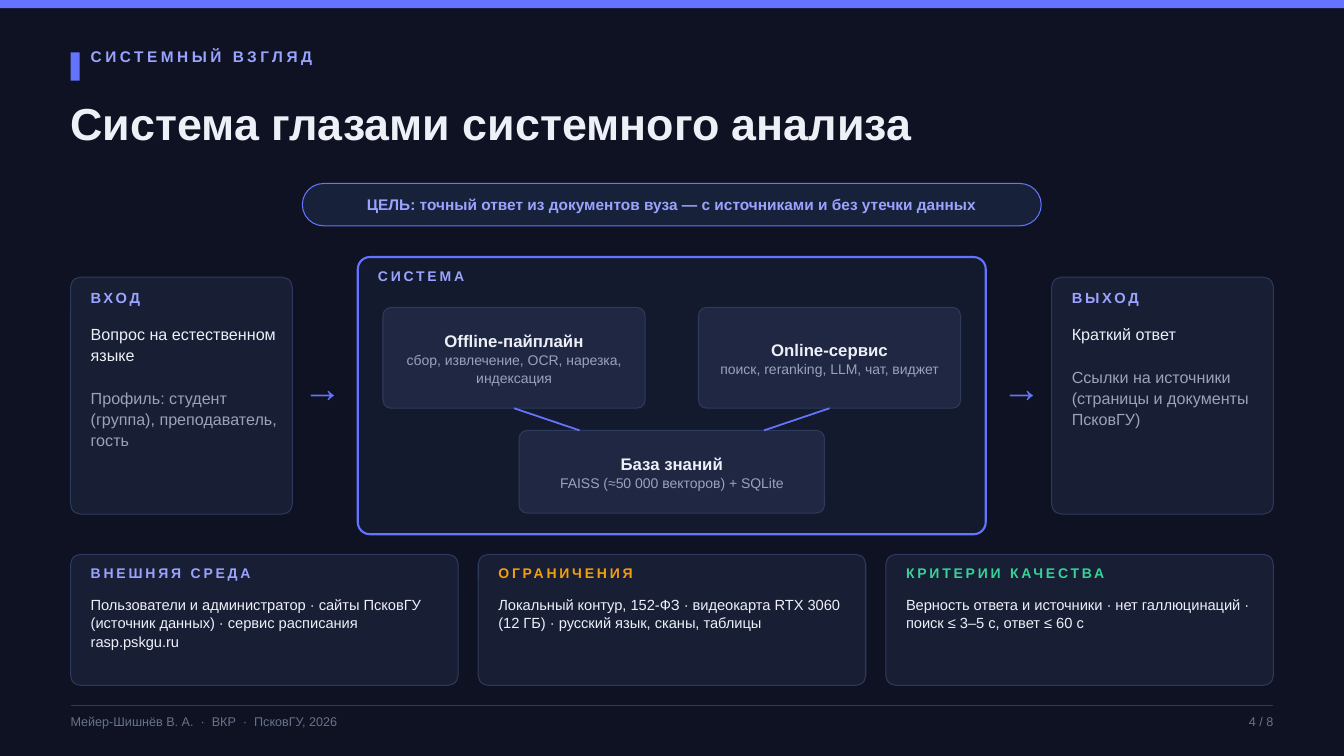
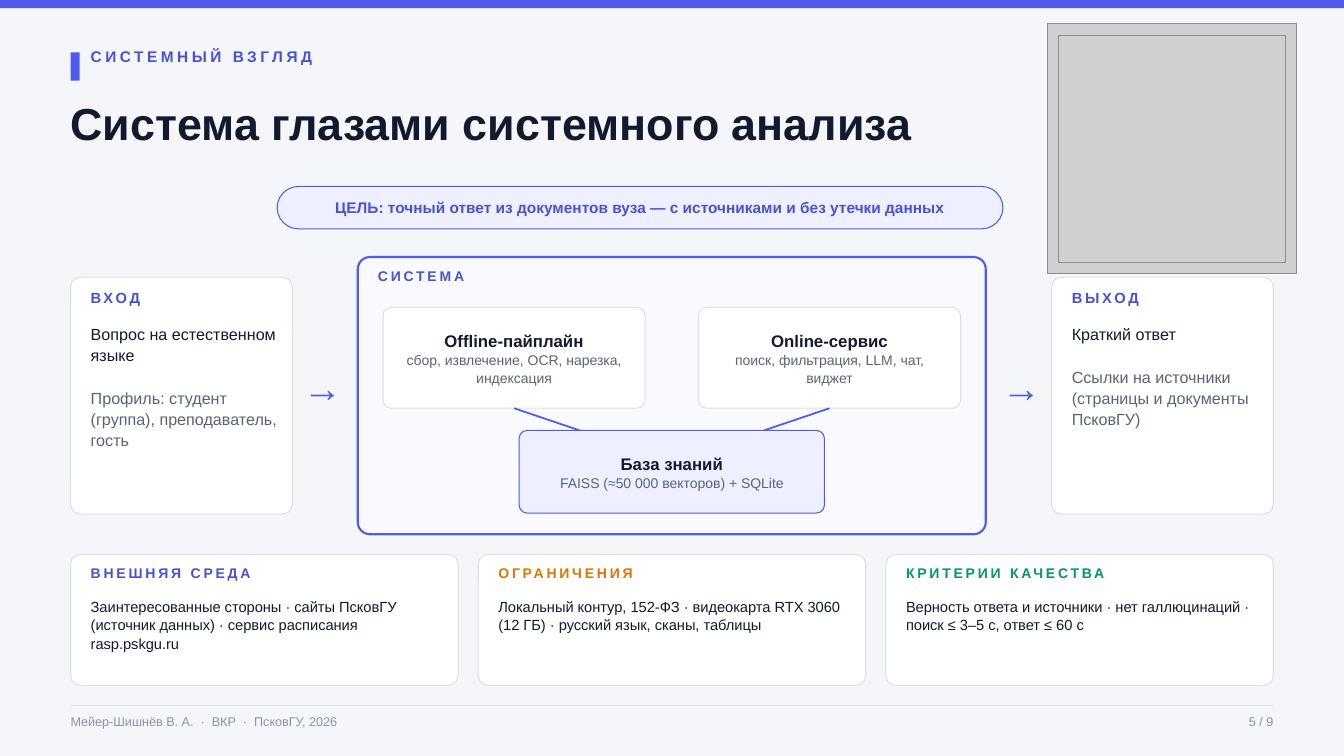
Before and after one commit to overbaffe1/omgGame, a slide deck: slide 5 of exports/vkr-rag-pskgu.pptx (slide 4 before the commit). Drawn at 1344x756 pixels with LibreOffice and Linux fonts; fonts in the diff are those of the drawing; grey boxes stand for pictures; background and template pictures are left out. Boxes give left, top, right and bottom in pixels: in the first picture for what was removed or moved away, otherwise in the second. Text is boxed around its words. In the diff, an @@ line names an element or a change of style, - is before the commit and + after.

```diff
--- a/exports/vkr-rag-pskgu.pptx
+++ b/exports/vkr-rag-pskgu.pptx
@@ background #0E1222 to #F5F6FA @@
@@ rectangle at (x1=0, y1=0, x2=1344, y2=8): fill #6574FF to #4F5BEA @@
@@ picture added at (x1=1048, y1=24, x2=1298, y2=274) @@
@@ rectangle at (x1=71, y1=52, x2=80, y2=81): fill #6574FF to #4F5BEA @@
@@ picture added at (x1=1059, y1=35, x2=1286, y2=262) @@
@@ text colour #EEF0F8 to #141A2E in 3 elements at (x1=498, y1=601, x2=841, y2=633), (x1=906, y1=601, x2=1240, y2=632), (x1=71, y1=108, x2=912, y2=141) @@
@@ text colour #9AA4FF to #4652D6 in 6 elements at (x1=91, y1=50, x2=312, y2=65), (x1=91, y1=292, x2=140, y2=306), (x1=1072, y1=293, x2=1139, y2=306), (x1=378, y1=271, x2=464, y2=281), (x1=91, y1=568, x2=251, y2=581), (x1=335, y1=201, x2=944, y2=216) @@
@@ text "ЦЕЛЬ: точный ответ из документов ..." moved from (x1=367, y1=198, x2=976, y2=213) to (x1=335, y1=201, x2=944, y2=216) @@
@@ rounded rectangle resized from (x1=302, y1=184, x2=1042, y2=226) to (x1=277, y1=187, x2=1003, y2=229) @@
@@ rounded rectangle at (x1=277, y1=187, x2=1003, y2=229): fill #17213A to #EEF0FF; outline #6574FF 0.75 pt to #4F5BEA 0.75 pt @@
@@ rounded rectangle at (x1=358, y1=257, x2=986, y2=534): fill #141A2E to #F9FAFF; outline #6574FF 1.5 pt to #4F5BEA 1.5 pt @@
@@ text "Вопрос на естественном языке" at (x1=91, y1=329, x2=277, y2=446): text colour #EEF0F8 to #141A2E in "Вопрос на естественном языке"; text colour #9AA3BA to #5A6378 in "Профиль: студент (группа), преподаватель, гость" @@
@@ rounded rectangle at (x1=383, y1=308, x2=645, y2=408): fill #1F2742 to #FFFFFF; outline #2E3A5C 0.75 pt to #DCE0EB 0.75 pt @@
@@ text "Offline-пайплайн" at (x1=407, y1=334, x2=621, y2=386): text colour #EEF0F8 to #141A2E in "Offline-пайплайн"; text colour #9AA3BA to #5A6378 in "сбор, извлечение, OCR, нарезка, индексация" @@
@@ rounded rectangle at (x1=699, y1=308, x2=961, y2=408): fill #1F2742 to #FFFFFF; outline #2E3A5C 0.75 pt to #DCE0EB 0.75 pt @@
@@ text "Краткий ответ" at (x1=1072, y1=328, x2=1248, y2=429): text colour #EEF0F8 to #141A2E in "Краткий ответ"; text colour #9AA3BA to #5A6378 in "Ссылки на источники (страницы и документы ПсковГУ)" @@
@@ text at (x1=735, y1=355, x2=924, y2=386): text changed; text colour #9AA3BA to #5A6378 @@
-поиск, reranking, LLM, чат, виджет
+поиск, фильтрация, LLM, чат, виджет
@@ text at (x1=771, y1=335, x2=888, y2=351): text colour #EEF0F8 to #141A2E in "Online-сервис" @@
@@ text "→" at (x1=292, y1=363, x2=353, y2=423): text colour #6574FF to #4F5BEA @@
@@ text "→" at (x1=991, y1=363, x2=1052, y2=423): text colour #6574FF to #4F5BEA @@
@@ line (514, 408) - (580, 431): stroke #6574FF 1.25 pt to #4F5BEA 1.25 pt @@
@@ line (764, 431) - (830, 408): stroke #6574FF 1.25 pt to #4F5BEA 1.25 pt @@
@@ rounded rectangle at (x1=519, y1=431, x2=825, y2=513): fill #1F2742 to #EEF0FF; outline #2E3A5C 0.75 pt to #4F5BEA 0.75 pt @@
@@ text "База знаний" at (x1=560, y1=457, x2=784, y2=491): text colour #EEF0F8 to #141A2E in "База знаний"; text colour #9AA3BA to #5A6378 in "FAISS (≈50 000 векторов) + SQLite" @@
@@ text "ОГРАНИЧЕНИЯ" at (x1=498, y1=565, x2=855, y2=595): text colour #F59E0B to #D97706 @@
@@ fill #181E33 to #FFFFFF; outline #2E3A5C 0.75 pt to #DCE0EB 0.75 pt in 5 elements at (x1=71, y1=277, x2=292, y2=514), (x1=1052, y1=277, x2=1273, y2=514), (x1=71, y1=555, x2=458, y2=686), (x1=478, y1=555, x2=865, y2=686), (x1=886, y1=555, x2=1273, y2=686) @@
@@ text "КРИТЕРИИ КАЧЕСТВА" at (x1=906, y1=565, x2=1263, y2=595): text colour #34D399 to #059669 @@
@@ text at (x1=91, y1=601, x2=396, y2=652): text changed; text colour #EEF0F8 to #141A2E @@
-Пользователи и администратор · сайты ПсковГУ (источник данных) · сервис расписания rasp.pskgu.ru
+Заинтересованные стороны · сайты ПсковГУ (источник данных) · сервис расписания rasp.pskgu.ru
@@ text "Мейер-Шишнёв В. А. · ВКР ..." at (x1=71, y1=717, x2=337, y2=729): text colour #69728C to #8A93A8 @@
@@ line (71, 706) - (1273, 706): stroke #2E3A5C 0.75 pt to #DCE0EB 0.75 pt @@
@@ text at (x1=1249, y1=717, x2=1273, y2=726): text changed; text colour #69728C to #8A93A8 @@
-4 / 8
+5 / 9
```
Also in this commit, not shown: 7 other slides changed, 1 slide added, 36 other files.
